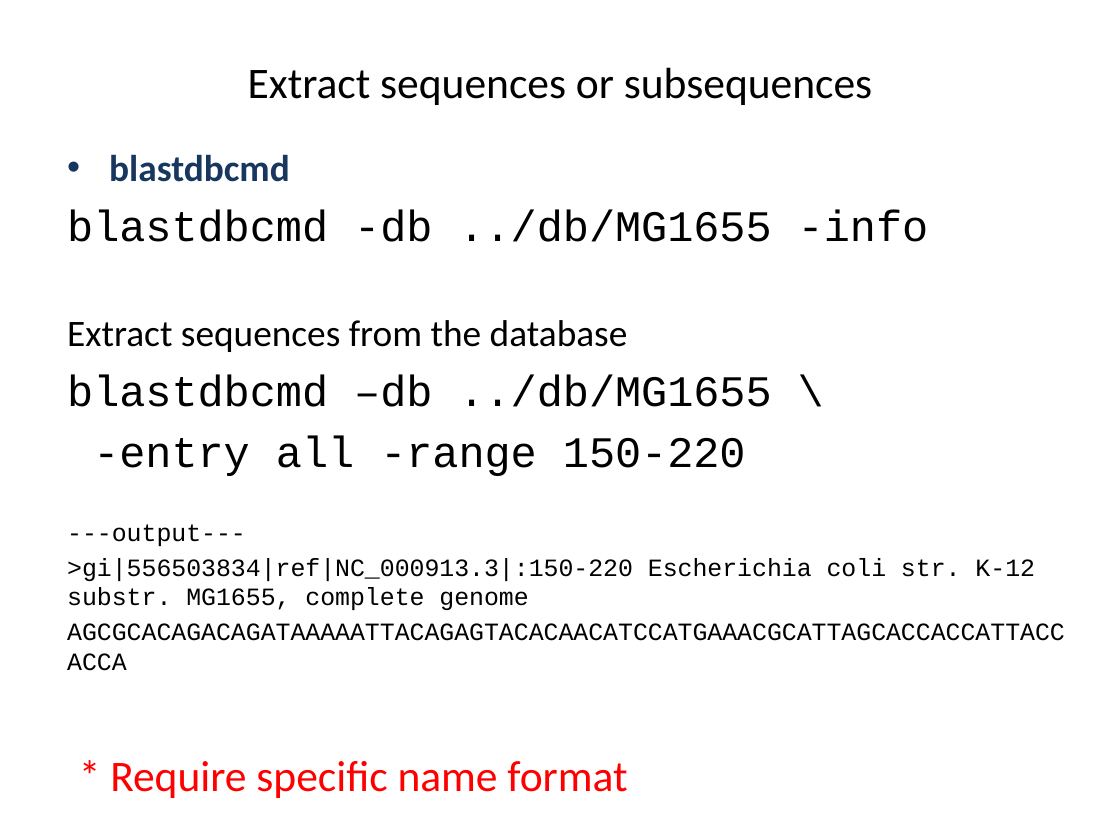
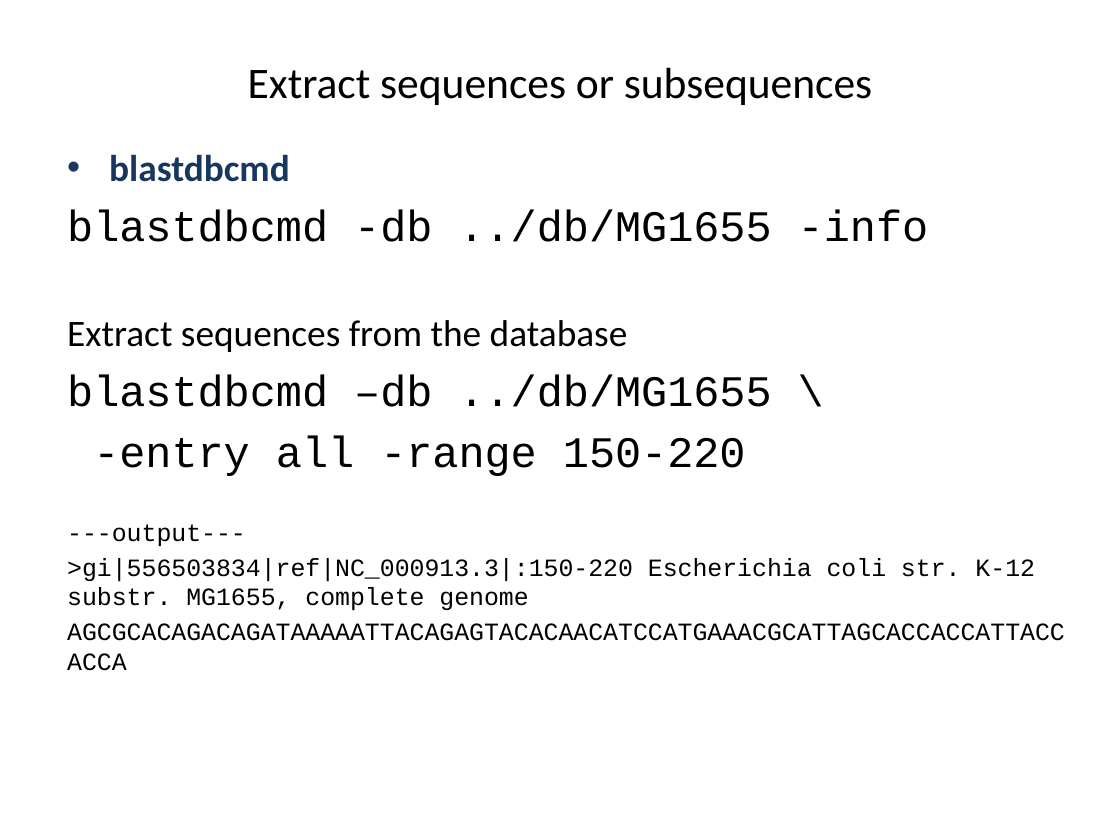
Before and after one commit to liu3zhenlab/teaching, a slide deck: slide 20 of PLPTH813Bioinformatis/2023/labs/lab05_alignment.pptx. Drawn at 1120x840 pixels with LibreOffice and Linux fonts; fonts in the diff are those of the drawing. Boxes give left, top, right and bottom in pixels: in the first picture for what was removed or moved away, otherwise in the second. Text is boxed around its words. In the diff, an @@ line names an element or a change of style, - is before the commit and + after.

```diff
--- a/PLPTH813Bioinformatis/2023/labs/lab05_alignment.pptx
+++ b/PLPTH813Bioinformatis/2023/labs/lab05_alignment.pptx
@@ text removed at [110, 761, 627, 798] @@
-* Require specific name format
```
Also in this commit, not shown: 3 other slides changed, 6 other files.
